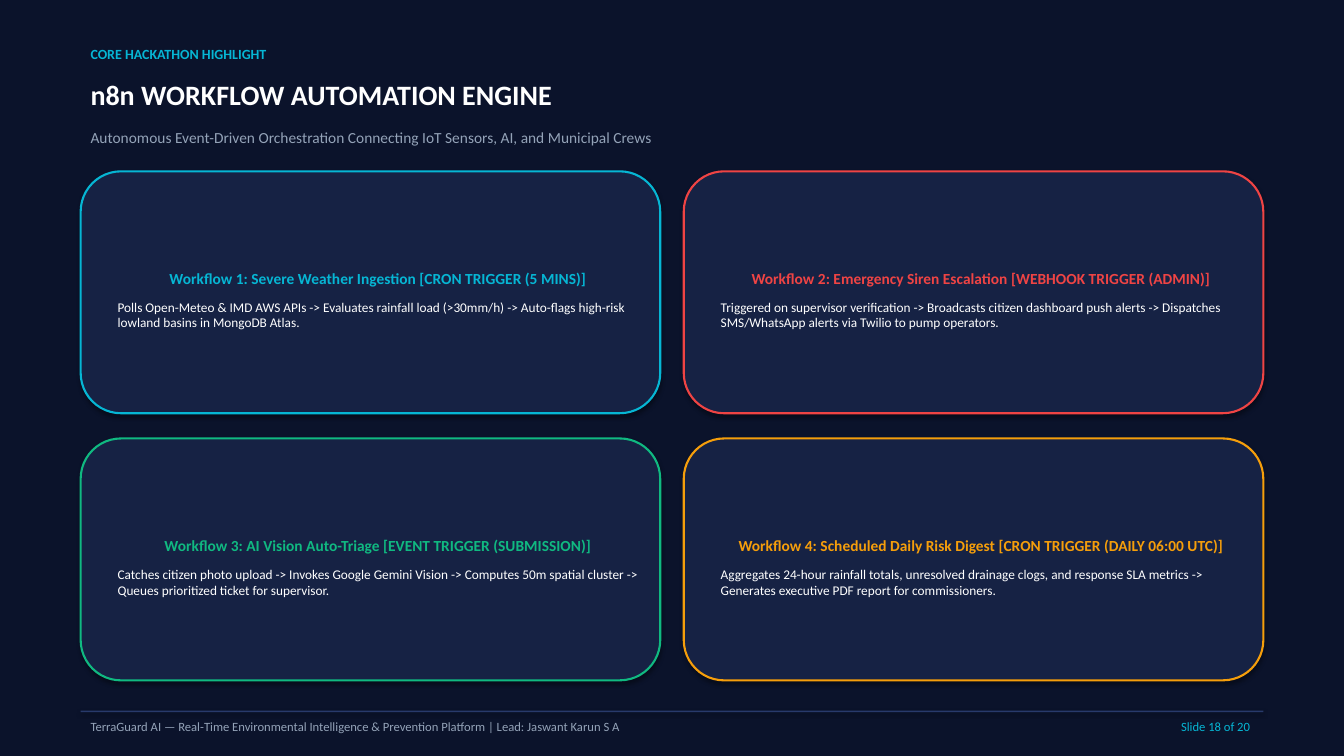
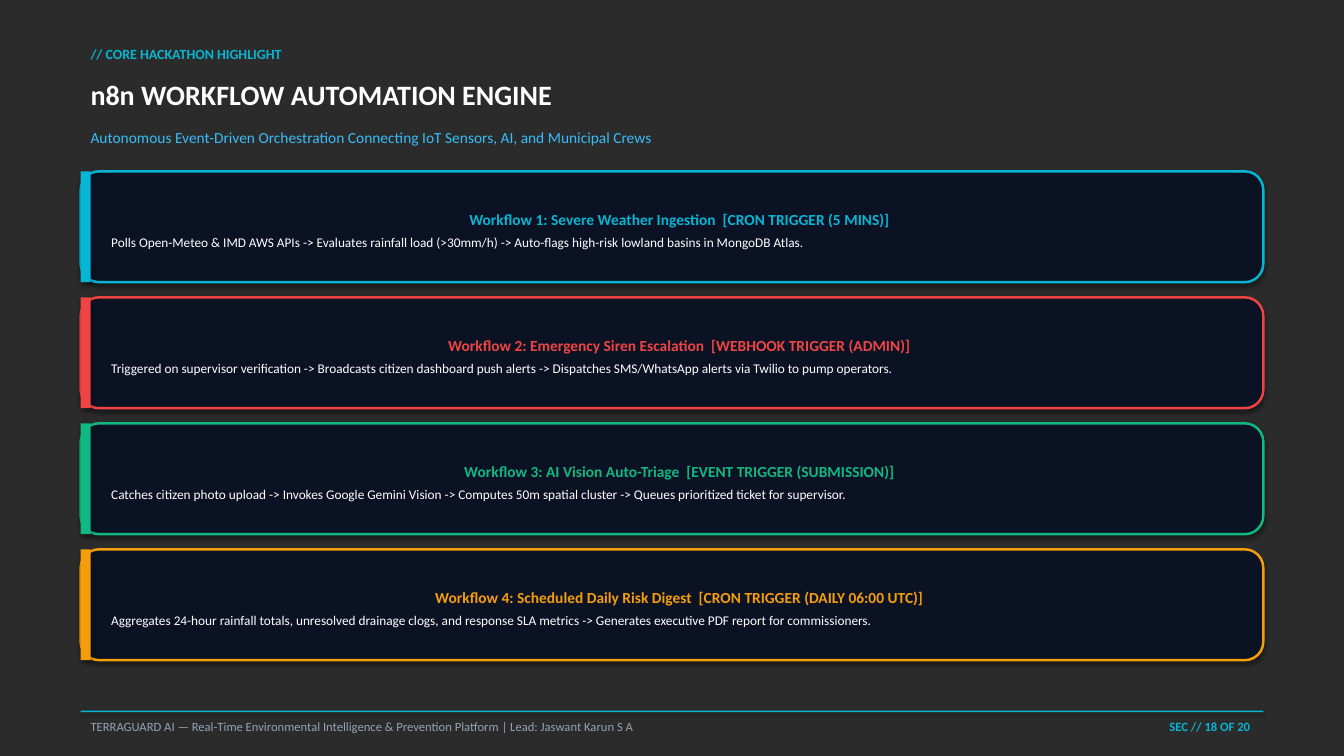
Before and after one commit to Jaswant-Karun/TerraGuard-AI, a slide deck: slide 18 of INFINEX_2K26_TerraGuard_AI_Presentation.pptx. Drawn at 1344x756 pixels with LibreOffice and Linux fonts; fonts in the diff are those of the drawing; background and template pictures are left out; a plain dark background stands for a picture behind light text. Boxes give left, top, right and bottom in pixels: in the first picture for what was removed or moved away, otherwise in the second. Text is boxed around its words. In the diff, an @@ line names an element or a change of style, - is before the commit and + after.

```diff
--- a/INFINEX_2K26_TerraGuard_AI_Presentation.pptx
+++ b/INFINEX_2K26_TerraGuard_AI_Presentation.pptx
@@ background #FFFFFF to picture (left out) @@
@@ rectangle removed at (x1=0, y1=0, x2=1344, y2=756) @@
@@ text at (x1=106, y1=50, x2=281, y2=59): text changed @@
-CORE HACKATHON HIGHLIGHT
+// CORE HACKATHON HIGHLIGHT
@@ text "Autonomous Event-Driven Orchestration Connecting IoT ..." at (x1=91, y1=132, x2=651, y2=146): text colour #94A3B8 to #38BDF8 @@
@@ rounded rectangle "Workflow 1: Severe Weather Ingestion ..." resized from (x1=81, y1=171, x2=660, y2=413) to (x1=81, y1=171, x2=1263, y2=282) @@
@@ rounded rectangle "Workflow 1: Severe Weather Ingestion ..." at (x1=81, y1=171, x2=1263, y2=282): fill #162244 to #0B1224; outline #06B6D4 1.5 pt to #06B6D4 1.75 pt @@
@@ rectangle added at (x1=81, y1=171, x2=91, y2=282), fill #06B6D4 @@
@@ text in rounded rectangle at (x1=469, y1=213, x2=889, y2=228): less space between paragraphs @@
@@ rounded rectangle "Workflow 2: Emergency Siren Escalation ..." resized from (x1=684, y1=171, x2=1263, y2=413) to (x1=81, y1=297, x2=1263, y2=408) @@
@@ rounded rectangle "Workflow 2: Emergency Siren Escalation ..." at (x1=81, y1=297, x2=1263, y2=408): fill #162244 to #0B1224; outline #EF4444 1.5 pt to #EF4444 1.75 pt @@
@@ rectangle added at (x1=81, y1=297, x2=91, y2=408), fill #EF4444 @@
@@ text in rounded rectangle at (x1=448, y1=339, x2=910, y2=354): less space between paragraphs @@
@@ rounded rectangle "Workflow 3: AI Vision Auto-Triage ..." resized from (x1=81, y1=439, x2=660, y2=681) to (x1=81, y1=423, x2=1263, y2=534) @@
@@ rounded rectangle "Workflow 3: AI Vision Auto-Triage ..." at (x1=81, y1=423, x2=1263, y2=534): fill #162244 to #0B1224; outline #10B981 1.5 pt to #10B981 1.75 pt @@
@@ rectangle added at (x1=81, y1=423, x2=91, y2=534), fill #10B981 @@
@@ text in rounded rectangle at (x1=464, y1=465, x2=894, y2=480): less space between paragraphs @@
@@ rounded rectangle "Workflow 4: Scheduled Daily Risk ..." resized from (x1=684, y1=439, x2=1263, y2=681) to (x1=81, y1=549, x2=1263, y2=660) @@
@@ rounded rectangle "Workflow 4: Scheduled Daily Risk ..." at (x1=81, y1=549, x2=1263, y2=660): fill #162244 to #0B1224; outline #F59E0B 1.5 pt to #F59E0B 1.75 pt @@
@@ rectangle added at (x1=81, y1=549, x2=91, y2=660), fill #F59E0B @@
@@ text in rounded rectangle at (x1=435, y1=591, x2=923, y2=606): less space between paragraphs @@
@@ rectangle at (x1=81, y1=711, x2=1263, y2=712): fill #283A6B to #06B6D4 @@
@@ text at (x1=91, y1=722, x2=633, y2=733): text changed @@
-TerraGuard AI — Real-Time Environmental Intelligence & Prevention Platform | Lead: Jaswant Karun S A
+TERRAGUARD AI — Real-Time Environmental Intelligence & Prevention Platform | Lead: Jaswant Karun S A
@@ text at (x1=1169, y1=722, x2=1250, y2=731): text changed; bold on @@
-Slide 18 of 20
+SEC // 18 OF 20
```
Also in this commit, not shown: 14 other slides changed, 5 slides added, 5 slides removed, 9 other files.
